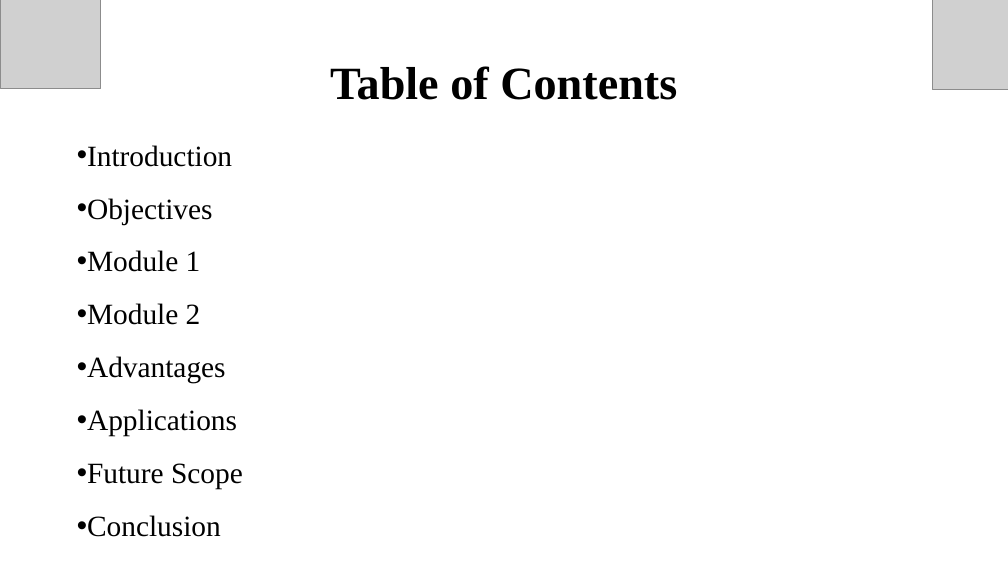
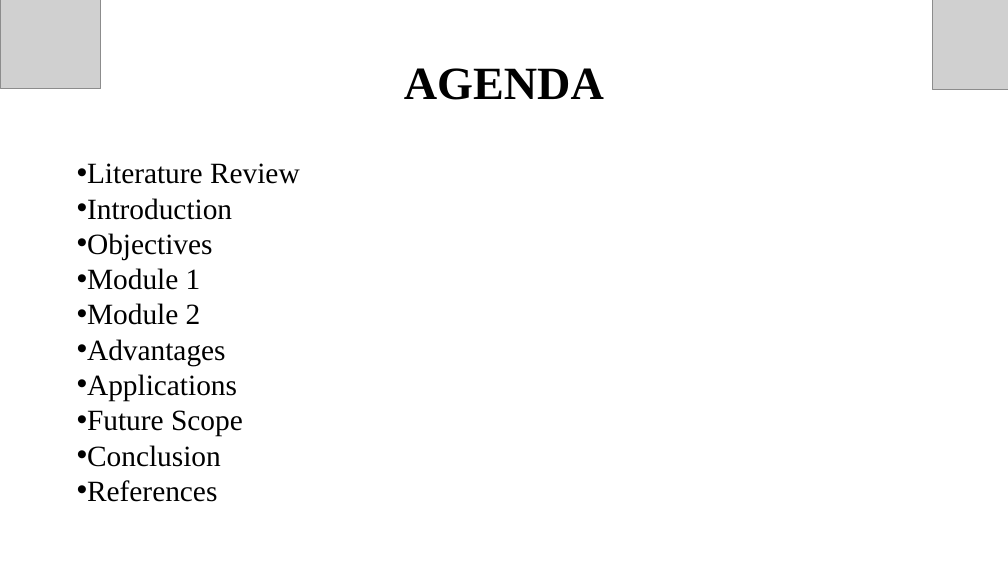
Before and after one commit to 192524483simats-coder/DEVADHARSHINI-E, a slide deck: slide 2 of 192524483_DEVADHARSHINI E PYTHON.pptx. Drawn at 1008x567 pixels with LibreOffice and Linux fonts; fonts in the diff are those of the drawing; grey boxes stand for pictures. Boxes give left, top, right and bottom in pixels: in the first picture for what was removed or moved away, otherwise in the second. Text is boxed around its words. In the diff, an @@ line names an element or a change of style, - is before the commit and + after.

```diff
--- a/192524483_DEVADHARSHINI E PYTHON.pptx
+++ b/192524483_DEVADHARSHINI E PYTHON.pptx
@@ title at [404,68,604,100]: text changed @@
-Table of Contents
+AGENDA
@@ text "Literature Review": place and size @@
-text "Literature Review" at [87,145,243,537]
+text "Literature Review" at [87,163,300,502]
@@ text at [87,163,300,184]: paragraph added @@
+• Literature Review
@@ text at [87,198,243,467]: line spacing 1.5 to 1 @@
@@ text at [87,480,217,502]: paragraph added @@
+• References
```
Also in this commit, not shown: 2 other slides changed, 2 slides added.
